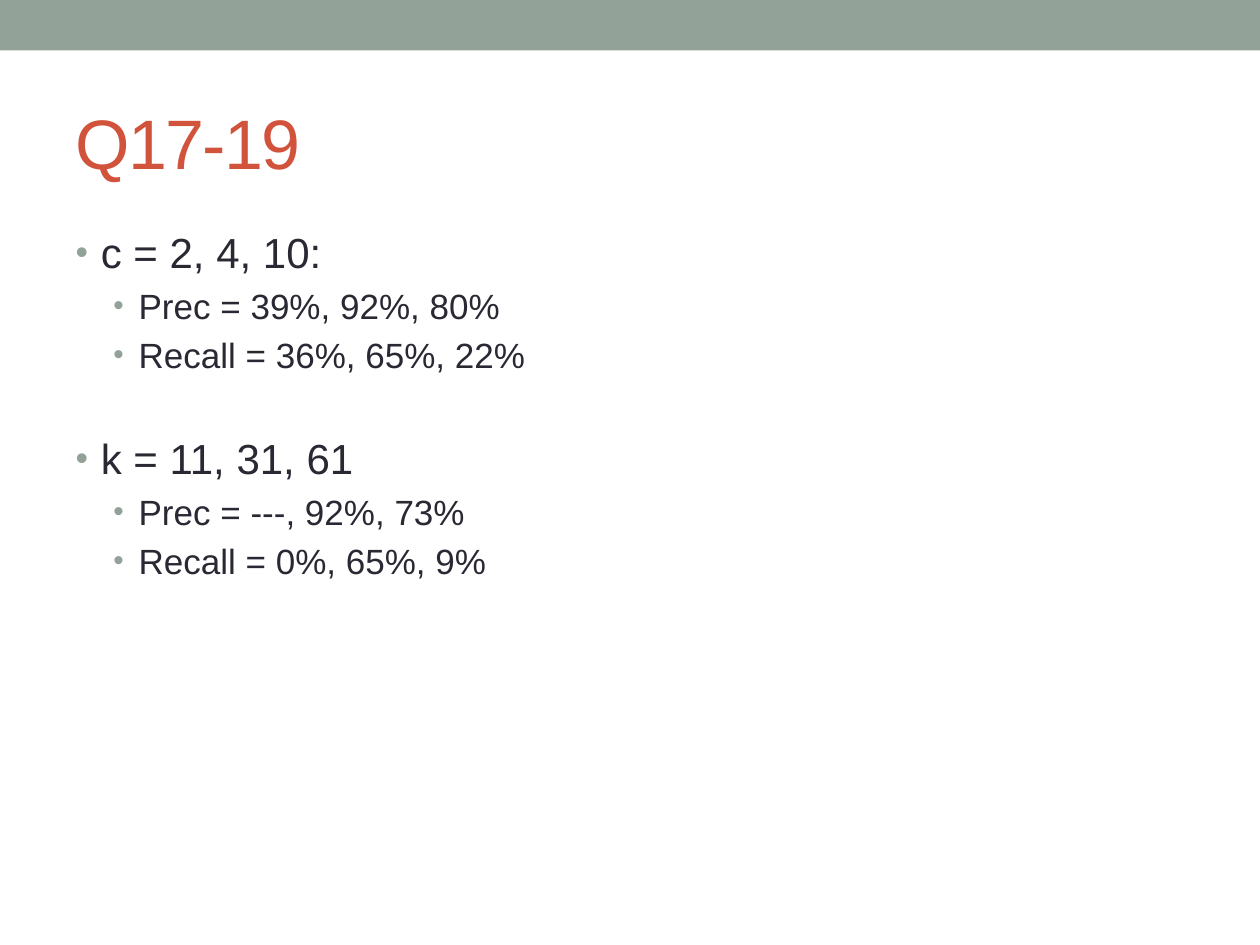
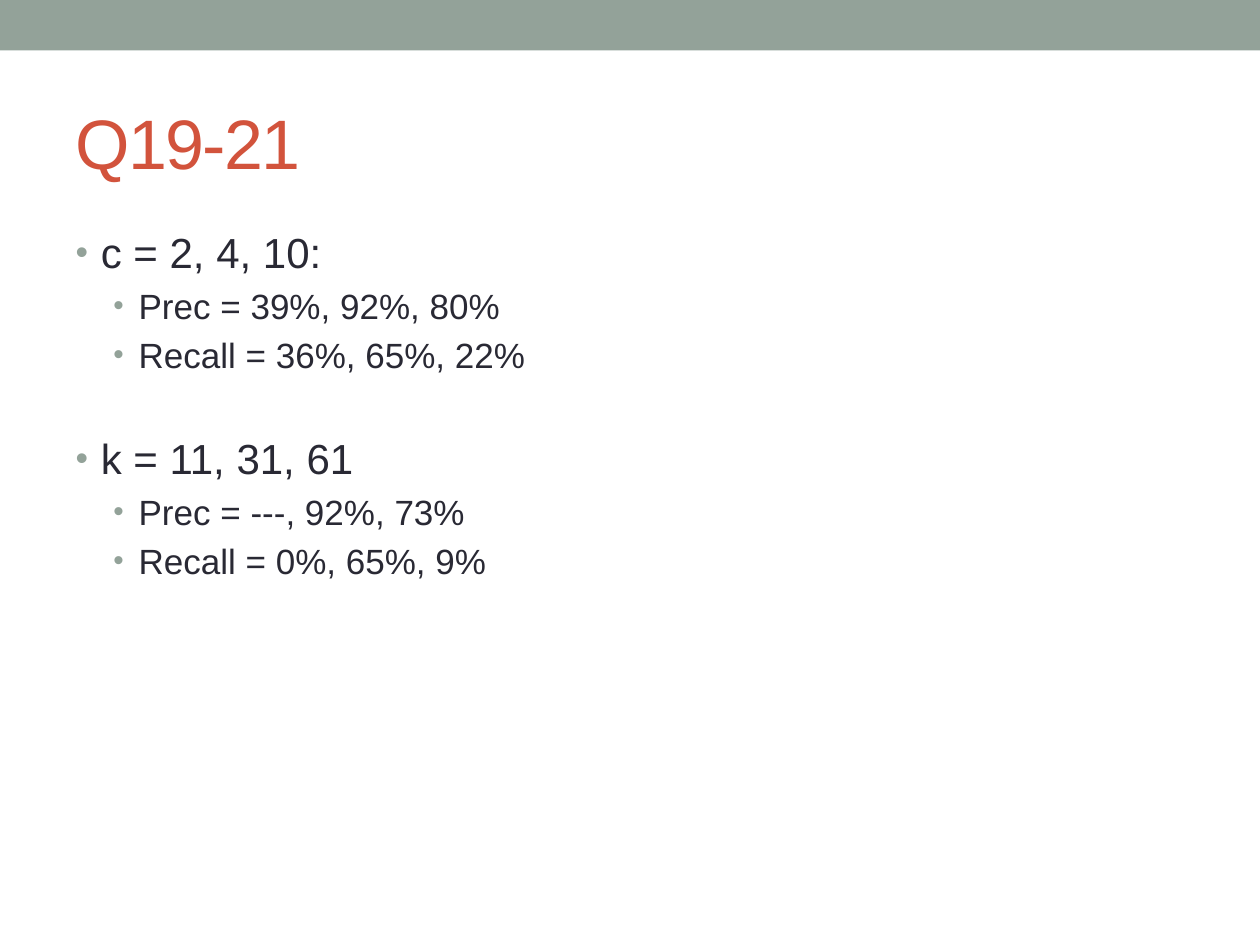
Before and after one commit to GATB/DiscoSnp, a slide deck: slide 12 of donot_release/formation_montpellier/TP_formation_colib'read.pptx (slide 11 before the commit). Drawn at 1260x945 pixels with LibreOffice and Linux fonts; fonts in the diff are those of the drawing. Boxes give left, top, right and bottom in pixels: in the first picture for what was removed or moved away, otherwise in the second. Text is boxed around its words. In the diff, an @@ line names an element or a change of style, - is before the commit and + after.

```diff
--- a/donot_release/formation_montpellier/TP_formation_colib'read.pptx
+++ b/donot_release/formation_montpellier/TP_formation_colib'read.pptx
@@ title at bbox=[76, 120, 301, 182]: text changed @@
-Q17-19
+Q19-21
```
Also in this commit, not shown: 14 other slides changed, 2 slides added, 1 slide removed, 6 other files.
